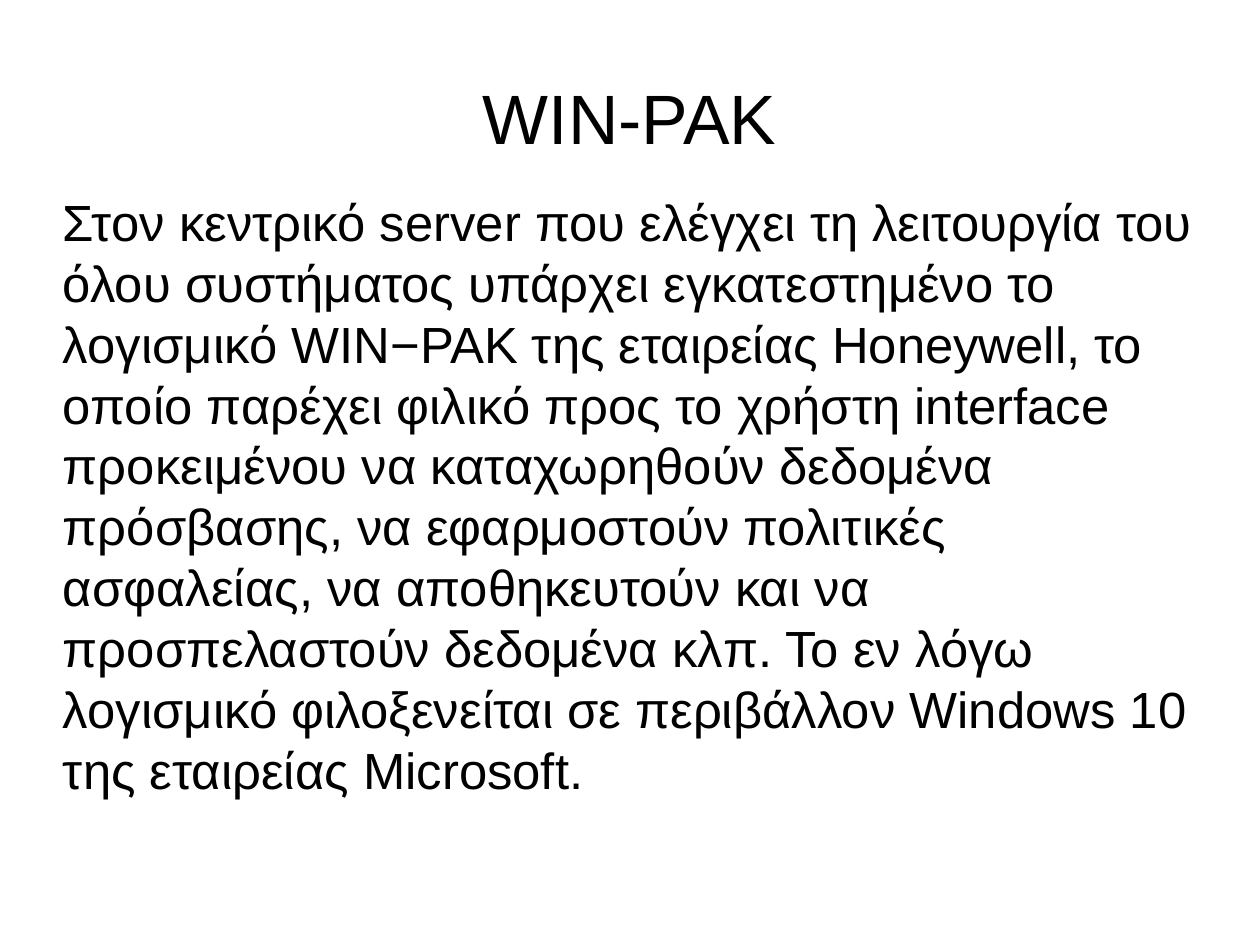
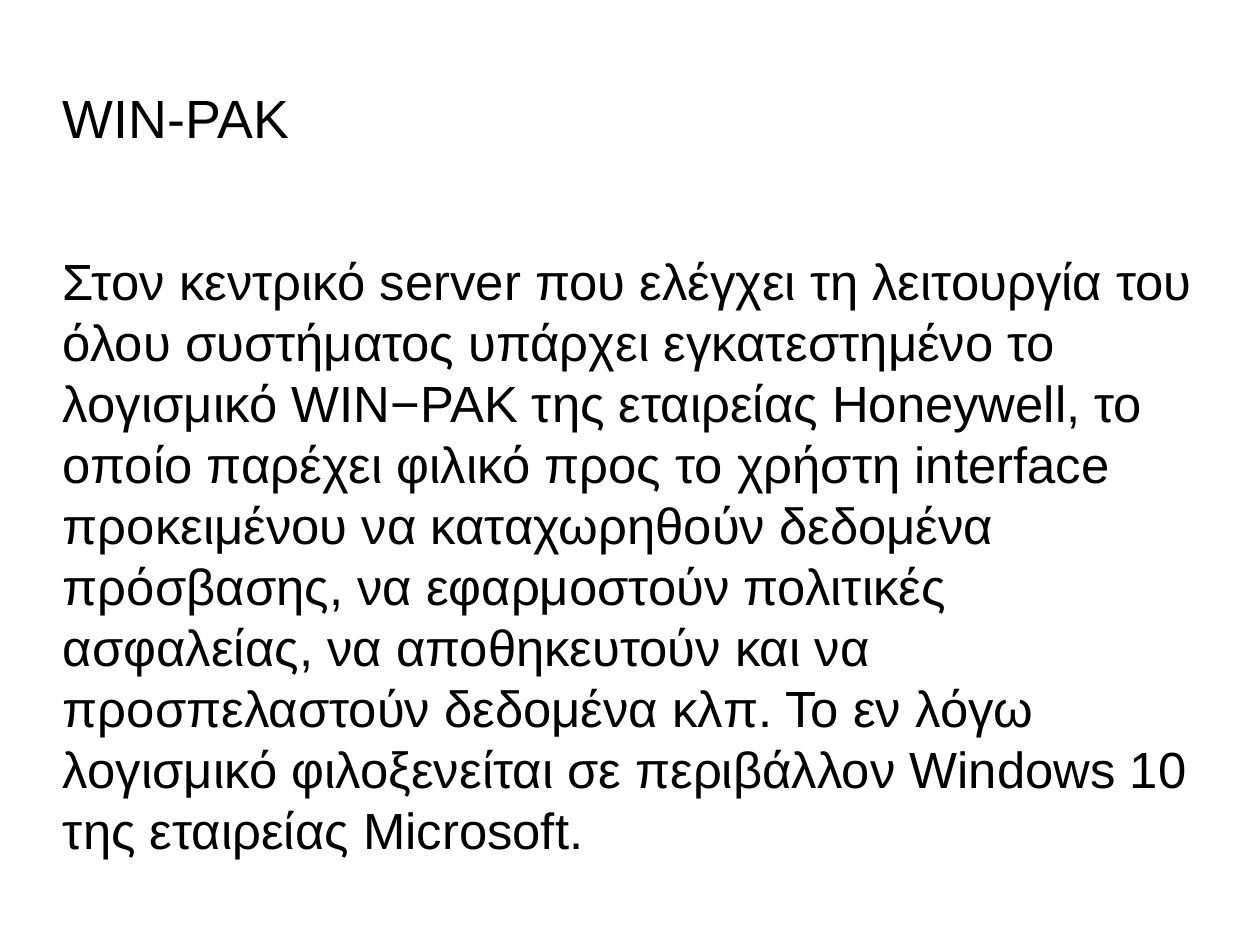
Before and after one commit to panos1962/letrak, a slide deck: slide 5 of misc/isagogi.odp. Drawn at 1260x945 pixels with LibreOffice and Linux fonts; fonts in the diff are those of the drawing; background and template pictures are left out. Boxes give left, top, right and bottom in pixels: in the first picture for what was removed or moved away, otherwise in the second. Text is boxed around its words. In the diff, an @@ line names an element or a change of style, - is before the commit and + after.

```diff
--- a/misc/isagogi.odp
+++ b/misc/isagogi.odp
@@ title "WIN-PAK": place and size @@
-title "WIN-PAK" at [483,96,776,144]
+title "WIN-PAK" at [63,101,289,138]
@@ title "WIN-PAK" at [63,101,289,138]: size 44 to 33.9 pt; alignment centre to left @@
@@ subtitle "Στον κεντρικό server που ελέγχει ...": place and size @@
-subtitle "Στον κεντρικό server που ελέγχει ..." at [63,202,1191,800]
+subtitle "Στον κεντρικό server που ελέγχει ..." at [63,261,1191,859]
```
Also in this commit, not shown: 7 other slides changed, 1 slide added.
